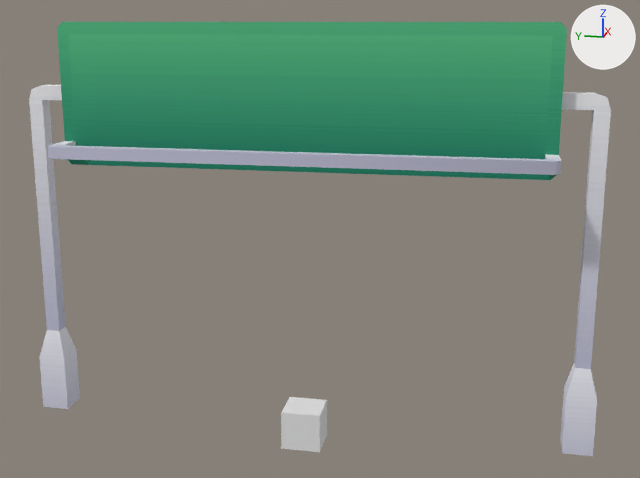
Two versions of the glTF model assets/asset_packs/kenney/cityroads/func/func-start.glb, one commit apart.
The view is the same before and after, from a 50 mm lens placed at (-1.074, -0.318, 0.709), pointed at (0.35, -0.034, 0.353). The lights are fixed; the arrows at upper right show +X, +Y and +Z. The picture after the commit comes second. Vertices at exactly the same position are counted once.

Objects in the first picture: 'start', 'startSpawnPoint'.
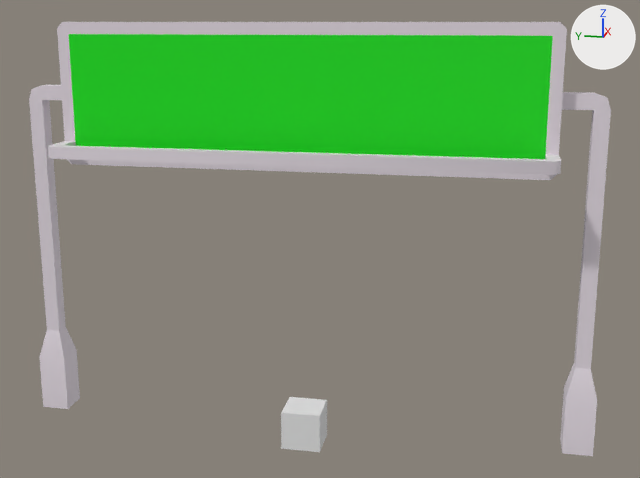
Pixel boxes [x1, y1, x2, y2] of what changed, in the pictures (640 x 478 px):
```json
{"object": "start", "change": "recoloured, surface changed", "before": [29, 22, 611, 456], "after": [29, 22, 611, 456]}
{"part": 1, "of": "me_sign_highway_wide", "change": "recoloured", "before": [29, 22, 611, 456], "after": [29, 22, 611, 456]}
{"part": 2, "of": "me_sign_highway_wide", "change": "recoloured", "before": [69, 34, 553, 159], "after": [69, 34, 553, 159]}
{"part": 3, "of": "me_sign_highway_wide", "change": "surface changed", "before": [29, 22, 611, 456], "after": [29, 22, 611, 456]}
```

Scene script edits in JSON lines:
```json
{"op": "add", "block": "mat_material", "code": ["mat_material = principled_material('Material')", "mat_material.base_color = (0.8, 0.727, 0.791)  # white #e7dee6"]}
{"op": "add", "block": "mat_material_001", "code": ["mat_material_001 = principled_material('Material.001')", "mat_material_001.base_color = (0.0, 0.8, 0.00268)  # green #00e709"]}
{"block": "me_sign_highway_wide", "where": "me_sign_highway_wide.from_pydata(...)  # 92 vertices, 144 faces; spans x -0.107..0.025, y -0.5..0.5, z 0.0..0.707"}
{"block": "me_sign_highway_wide", "where": "# used by ob_start; location = (0.375, 0.0, 0.0)"}
{"block": "me_sign_highway_wide", "change": "me_sign_highway_wide part 1: 142 of the faces centred in x -0.107..0.025, y -0.5..0.5, z 0.0..0.707 switch from mat_colormap_002 (picture img_colormap) to mat_material (white #e7dee6)"}
{"block": "me_sign_highway_wide", "change": "me_sign_highway_wide part 2: all 2 faces centred in x -0.038, y -0.131..0.131, z 0.554..0.621 switch from mat_colormap_002 (picture img_colormap) to mat_material_001 (green #00e709)"}
{"block": "me_sign_highway_wide", "change": "me_sign_highway_wide part 3: texture (UV) coordinates of 144 of 144 faces, centred in x -0.107..0.025, y -0.5..0.5, z 0.0..0.707, changed; they spanned u 0.22..0.97, v 0.02..0.48 and now span u 0.0..0.96, v 0.0..1.0"}
```
